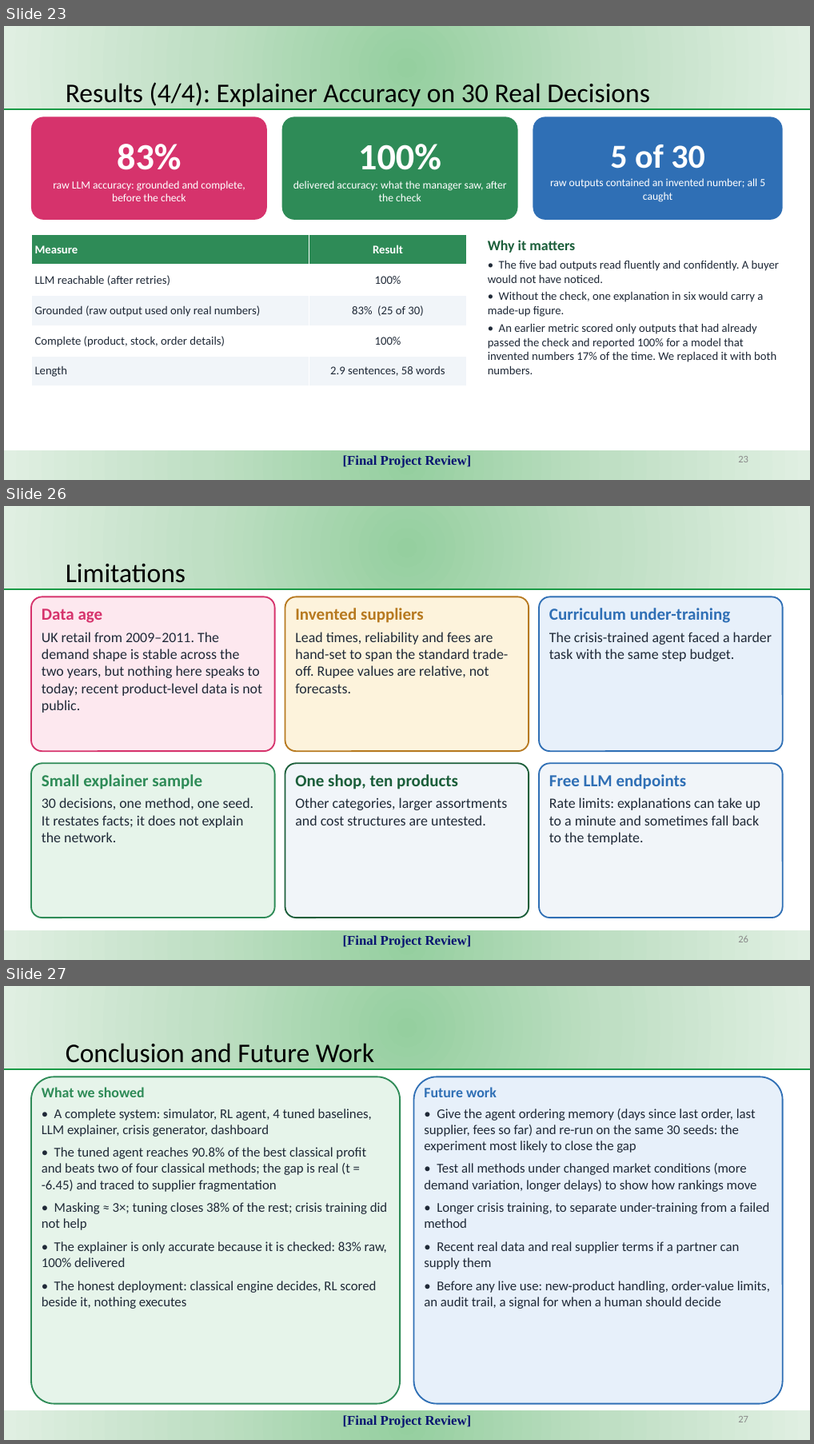
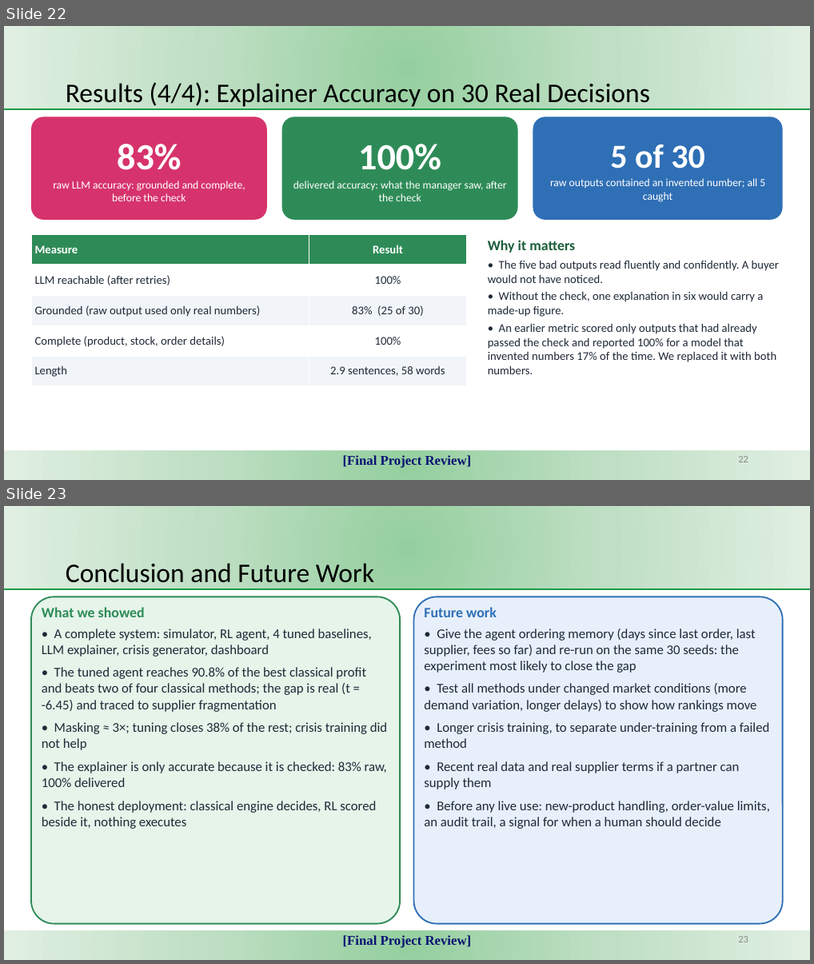
Before and after one commit to KJSK-Koushik/Supply-AI-RL-Explainable-supply-chain-Optimisation, a slide deck: reports/SupplyAI-RL_Final_Project_Review.pptx. Shown one above the other, each under a label of ours: slides 23, 26 and 27 before the commit, slides 22 and 23 after it; the slides between them are not shown. The pictures are 814x1444 and 814x964 pixels, drawn with LibreOffice and Linux fonts; fonts in the diff are those of the drawing. Boxes give left, top, right and bottom in pixels: in the first picture for what was removed or moved away, otherwise in the second. Text is boxed around its words. In the diff, an @@ line names an element or a change of style, - is before the commit and + after.

Commit message:
Final-review deck: the 25-slide version after the team's edits
Removed the data-age, error-analysis, engineering-evidence and limitations
slides, and brought the outline in line with what is left. The build script
(scripts/build_final_deck.py) still produces the longer 29-slide draft.

```diff
--- a/reports/SupplyAI-RL_Final_Project_Review.pptx
+++ b/reports/SupplyAI-RL_Final_Project_Review.pptx
@@ slide 26 removed at [4,506,810,960], background #FFFFFF @@
@@ rectangle removed at [4,506,810,589] @@
@@ title removed at [66,564,186,589] @@
-Limitations
@@ line removed from (4, 589) to (810, 589) @@
@@ rounded rectangle removed at [31,596,275,751] @@
@@ rounded rectangle removed at [286,596,529,751] @@
@@ rounded rectangle removed at [539,596,783,751] @@
@@ text removed at [42,608,262,712] @@
-Data age
-UK retail from 2009–2011. The demand shape is stable across the two years, but nothing here speaks to today; recent product-level data is not public.
@@ text removed at [295,608,508,693] @@
-Invented suppliers
-Lead times, reliability and fees are hand-set to span the standard trade-off. Rupee values are relative, not forecasts.
@@ text removed at [550,608,772,661] @@
-Curriculum under-training
-The crisis-trained agent faced a harder task with the same step budget.
@@ rounded rectangle removed at [31,763,275,917] @@
@@ rounded rectangle removed at [286,763,529,917] @@
@@ rounded rectangle removed at [539,763,783,917] @@
@@ text removed at [42,774,254,842] @@
-Small explainer sample
-30 decisions, one method, one seed. It restates facts; it does not explain the network.
@@ text removed at [295,774,508,825] @@
-One shop, ten products
-Other categories, larger assortments and cost structures are untested.
@@ text removed at [550,774,761,844] @@
-Free LLM endpoints
-Rate limits: explanations can take up to a minute and sometimes fall back to the template.
@@ rectangle removed at [4,931,810,960] @@
-[Final Project Review]
@@ page number removed at [738,935,749,942] @@
-26
@@ what was slide 23 is now slide 22 @@
@@ what was slide 27 is now slide 23 @@
@@ page number at [738,936,749,942]: text changed @@
-27
+23
```
Also in this commit, not shown: 4 slides changed, 3 other slides removed.
